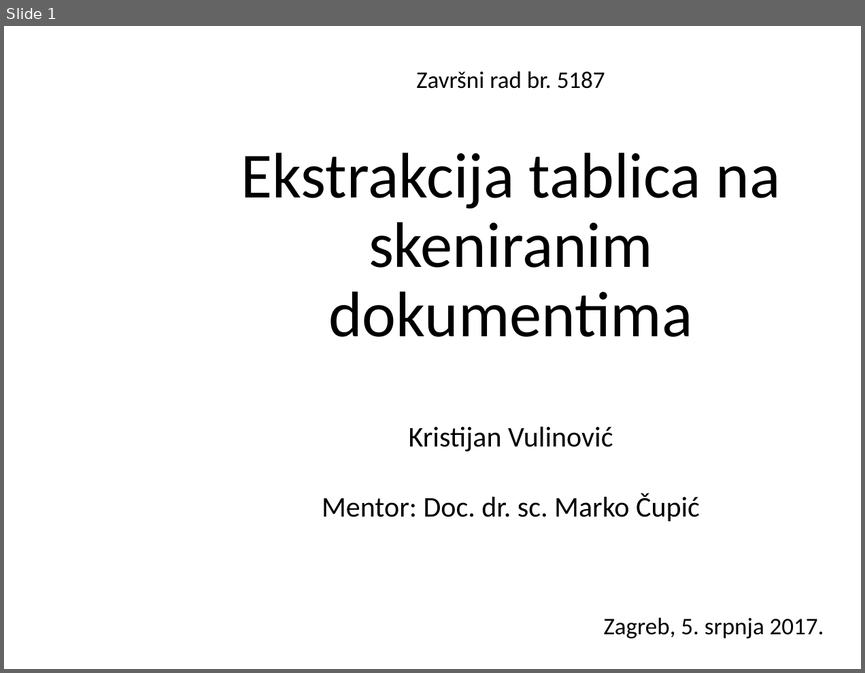
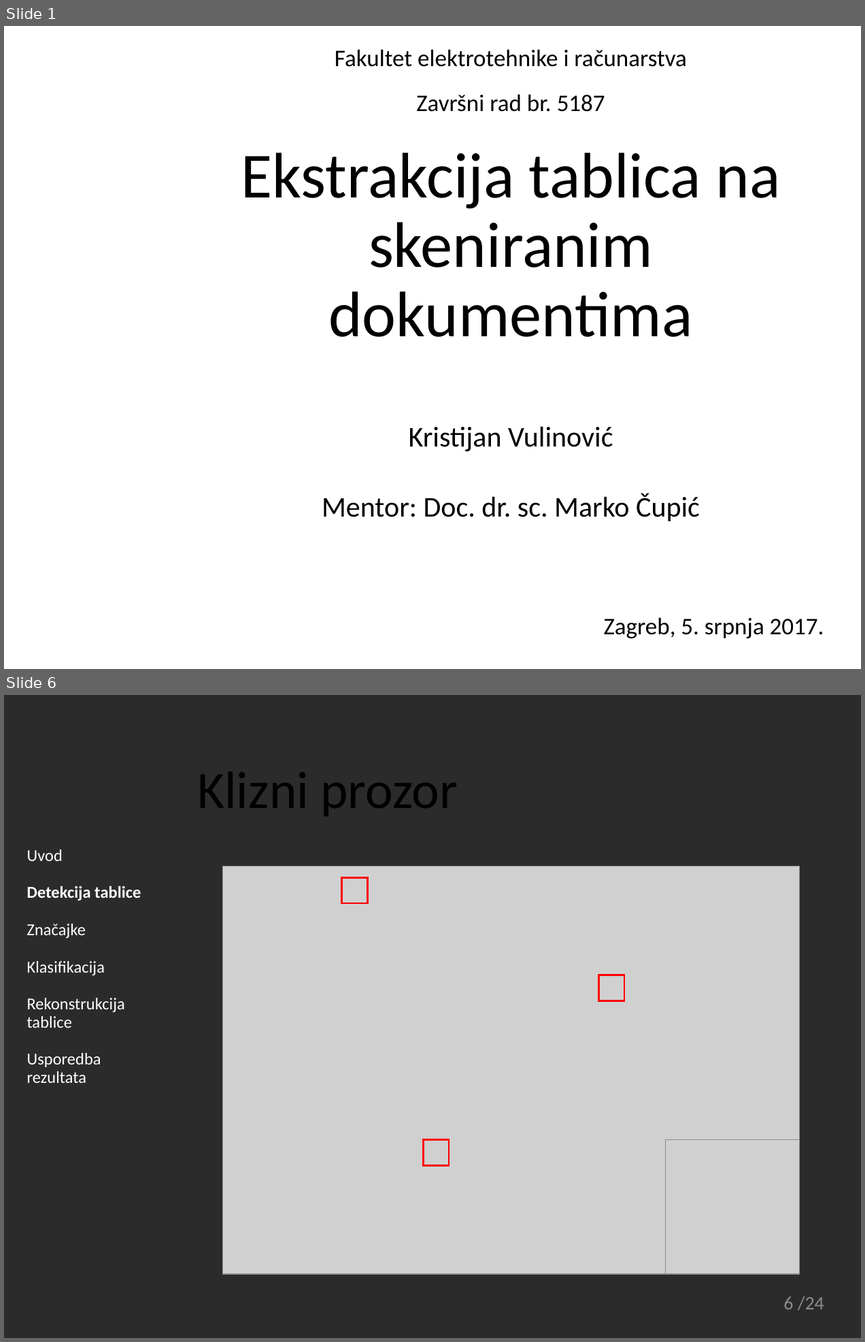
Before and after one commit to vkristijan/Table-Extraction-on-Scanned-Documents, a slide deck: Presentation/Prezentacija.pptx. Shown one above the other, each under a label of ours: slide 1 before the commit, slides 1 and 6 after it; the slides between them are not shown. The pictures are 865x673 and 865x1342 pixels, drawn with LibreOffice and Linux fonts; fonts in the diff are those of the drawing; grey boxes stand for pictures; background and template pictures are left out; a plain dark background stands for a picture behind light text. Boxes give left, top, right and bottom in pixels: in the first picture for what was removed or moved away, otherwise in the second. Text is boxed around its words. In the diff, an @@ line names an element or a change of style, - is before the commit and + after.

```diff
--- a/Presentation/Prezentacija.pptx
+++ b/Presentation/Prezentacija.pptx
@@ slide 6 added at (4, 695, 861, 1338), background picture (left out) @@
@@ title added at (197, 772, 458, 816), 44 pt, text #000000 @@
+Klizni prozor
@@ text added at (27, 849, 141, 1083), 14 pt, text #FFFFFF @@
+Uvod
+Detekcija tablice
+Značajke
+Klasifikacija
+Rekonstrukcija tablice
+Usporedba rezultata
@@ picture added at (222, 866, 799, 1274) @@
@@ rectangle added at (341, 877, 367, 903), outline #FF0000 1.5 pt @@
@@ rectangle added at (598, 975, 624, 1001), outline #FF0000 1.5 pt @@
@@ rectangle added at (423, 1140, 449, 1166), outline #FF0000 1.5 pt @@
@@ picture added at (666, 1139, 799, 1272) @@
@@ picture added at (666, 1140, 799, 1273) @@
@@ page number added at (783, 1296, 824, 1310), 16 pt, text #8C8C8C @@
+6 /24
@@ slide 1 changed as well @@
@@ text added at (334, 49, 686, 67), 20 pt, text #000000 @@
+Fakultet elektrotehnike i računarstva
@@ text "Završni rad br. 5187": place and size @@
-text "Završni rad br. 5187" at (416, 71, 605, 89)
+text "Završni rad br. 5187" at (416, 94, 605, 112)
```
Also in this commit, not shown: 22 other slides added, 2 slides removed, 13 other files.
